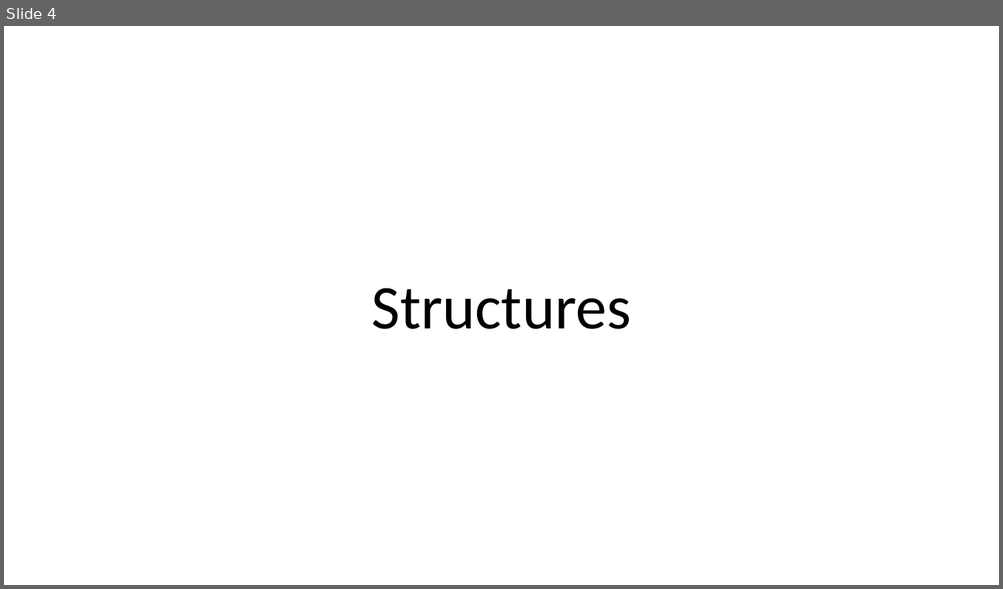
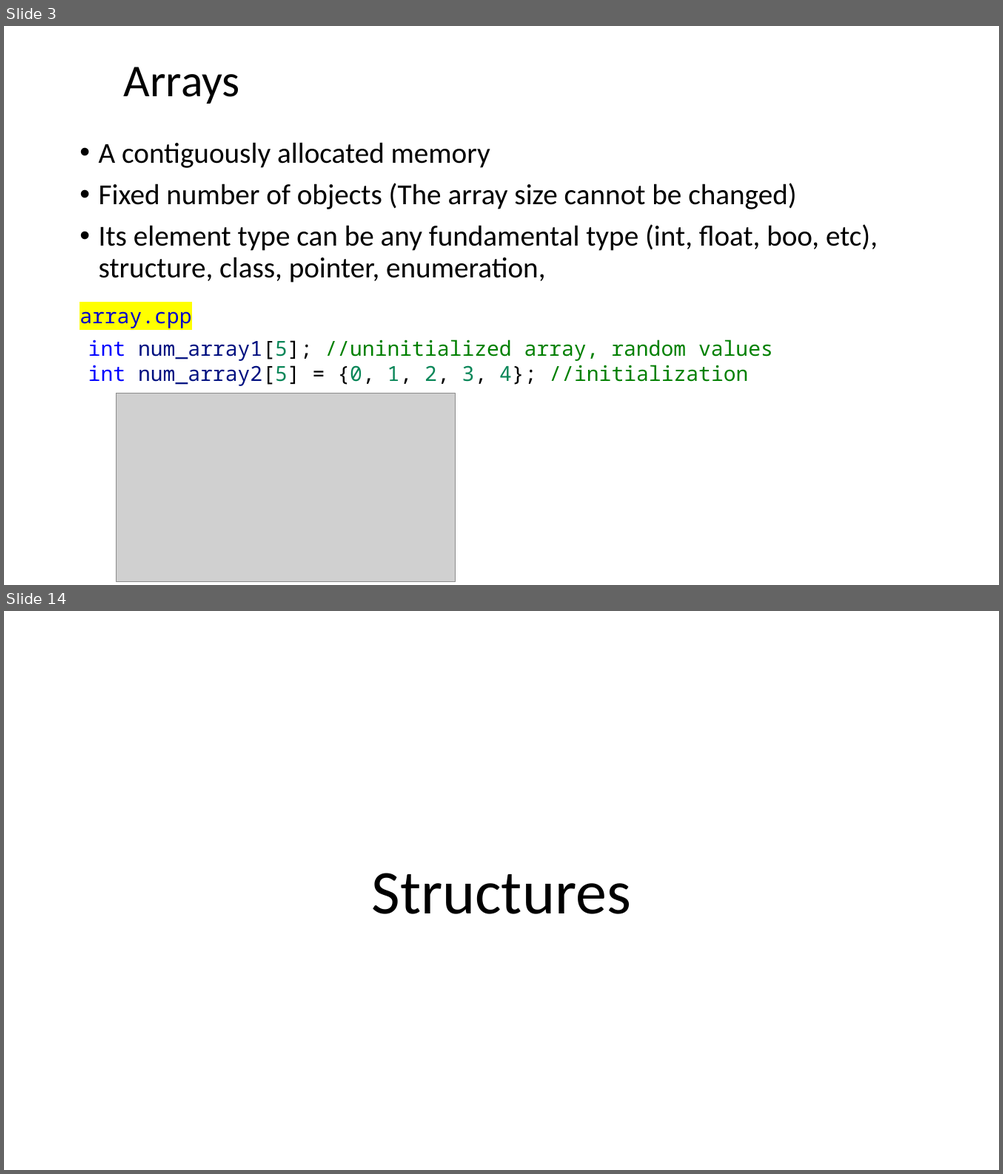
Before and after one commit to dayekuaipao/CPPLearning, a slide deck: week04/Lecture04.pptx. Shown one above the other, each under a label of ours: slide 4 before the commit, slides 3 and 14 after it; the slides between them are not shown. The pictures are 1003x589 and 1003x1174 pixels, drawn with LibreOffice and Linux fonts; fonts in the diff are those of the drawing; grey boxes stand for pictures; background and template pictures are left out. Boxes give left, top, right and bottom in pixels: in the first picture for what was removed or moved away, otherwise in the second. Text is boxed around its words. In the diff, an @@ line names an element or a change of style, - is before the commit and + after.

```diff
--- a/week04/Lecture04.pptx
+++ b/week04/Lecture04.pptx
@@ slide 3 added at bbox=[4, 26, 999, 585], background #FFFFFF @@
@@ title added at bbox=[124, 67, 240, 104], 44 pt, text #000000 @@
+Arrays
@@ text added at bbox=[99, 142, 877, 283], 28 pt, text #000000 @@
+• A contiguously allocated memory
+• Fixed number of objects (The array size cannot be changed)
+• Its element type can be any fundamental type (int, float, boo, etc), structure, class, pointer, enumeration,
@@ rectangle added at bbox=[73, 300, 201, 332], fill #FFFFFF, 20 pt, text #0000CC @@
+array.cpp
@@ text added at bbox=[88, 340, 773, 386], 20 pt, text #008000 @@
+int num_array1[5]; //uninitialized array, random values
+int num_array2[5] = {0, 1, 2, 3, 4}; //initialization
@@ picture added at bbox=[116, 394, 455, 582] @@
@@ what was slide 4 is now slide 14 @@
```
Also in this commit, not shown: 1 slide changed, 9 other slides added, 1 slide removed, 9 other files.
